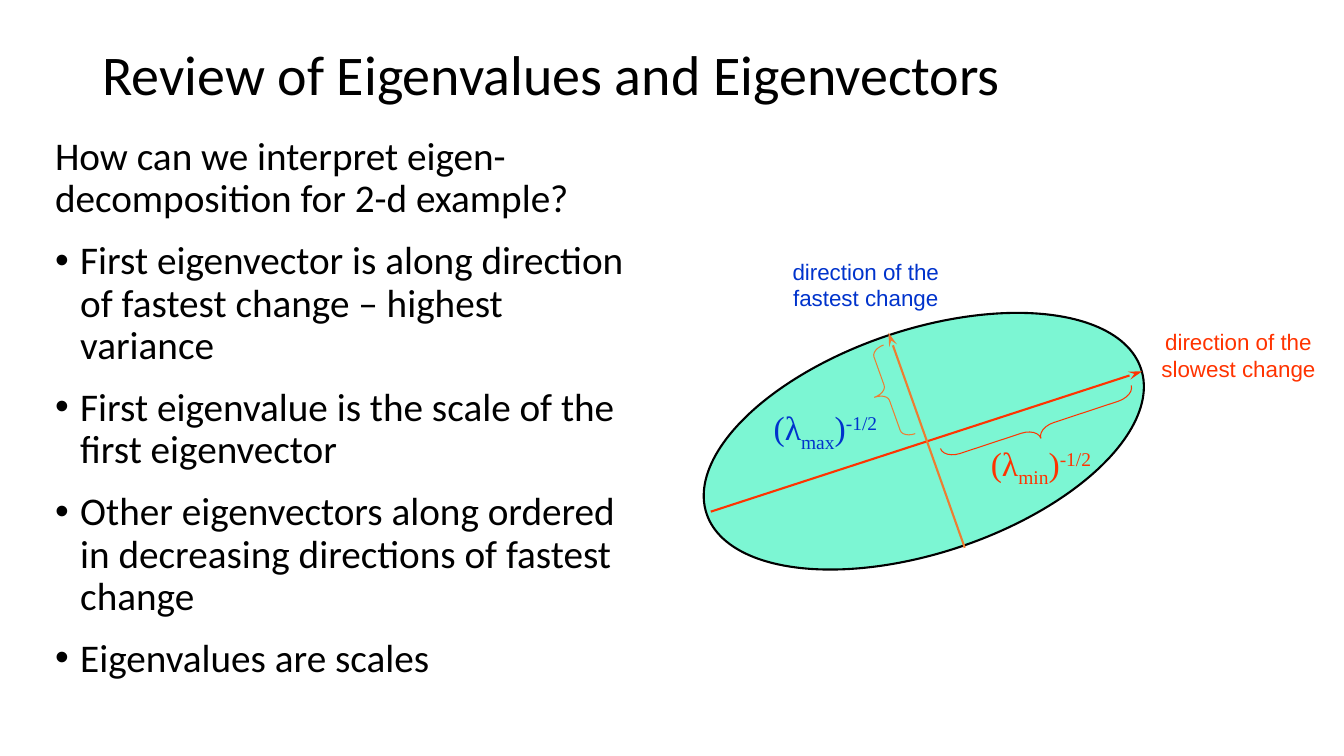
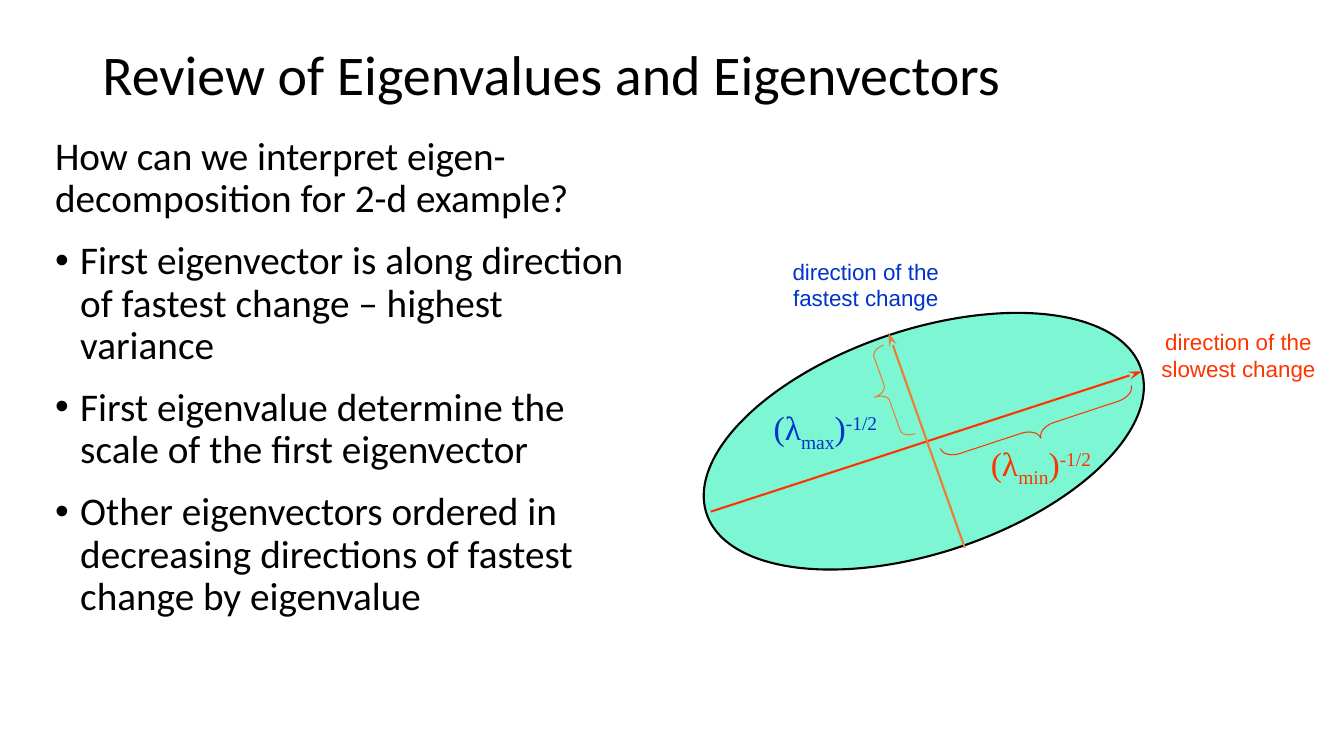
Before and after one commit to StephenElston/CSCI-E25, a slide deck: slide 45 of SupplementaryMaterial/ReviewOfLinearAlgebra.pptx (slide 44 before the commit). Drawn at 1344x756 pixels with LibreOffice and Linux fonts; fonts in the diff are those of the drawing. Boxes give left, top, right and bottom in pixels: in the first picture for what was removed or moved away, otherwise in the second. Text is boxed around its words. In the diff, an @@ line names an element or a change of style, - is before the commit and + after.

Commit message:
Updated review slide deck to new version

```diff
--- a/SupplementaryMaterial/ReviewOfLinearAlgebra.pptx
+++ b/SupplementaryMaterial/ReviewOfLinearAlgebra.pptx
@@ text at [80, 393, 573, 617]: text changed @@
-• First eigenvalue is the scale of the first eigenvector
-• Other eigenvectors along ordered in decreasing directions of fastest change
-• Eigenvalues are scales
+• First eigenvalue determine the scale of the first eigenvector
+• Other eigenvectors ordered in decreasing directions of fastest change by eigenvalue
```
Also in this commit, not shown: 3 other slides changed, 1 slide added.
